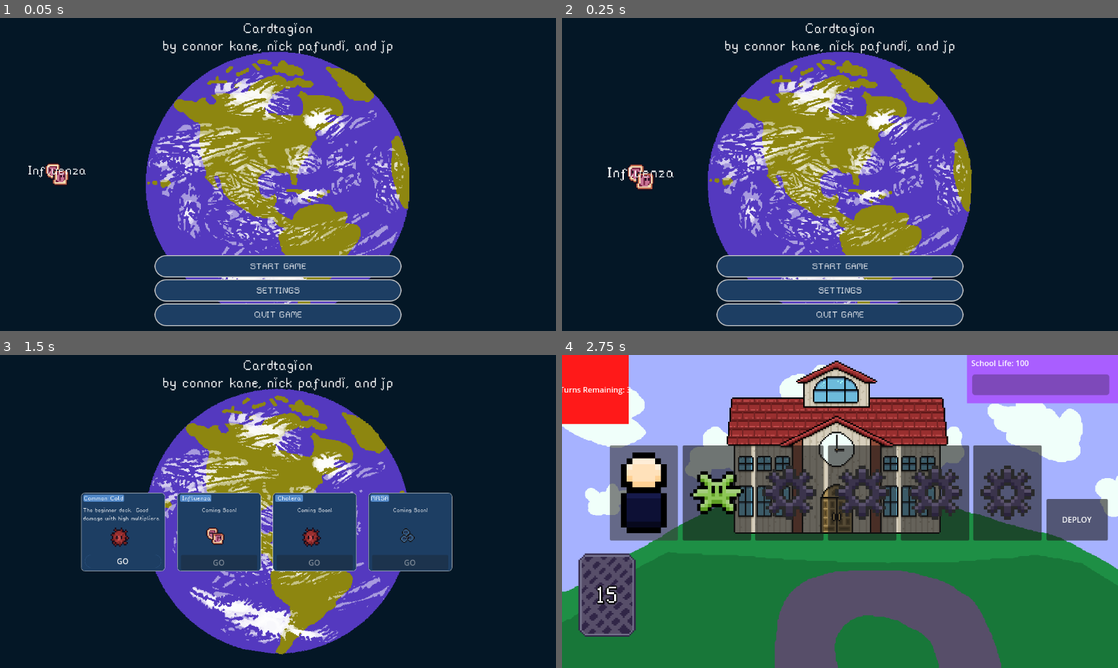
Above: before the commit, frames 1-4 (two rows, left to right).
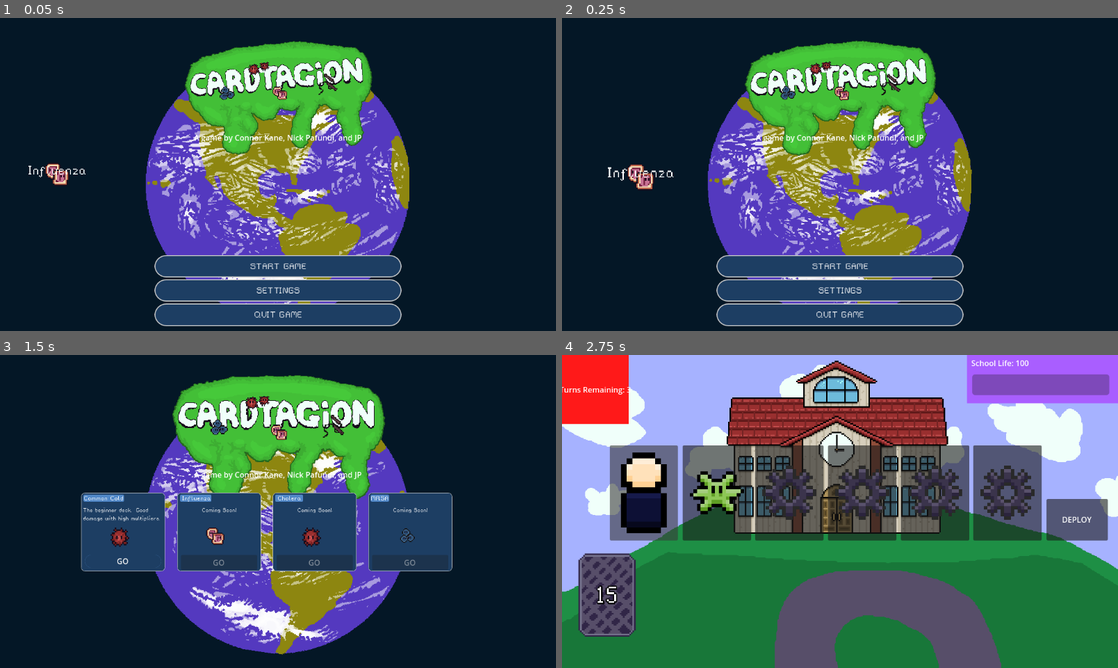
Above: after the commit, the same moments.

Repository: JPGFG/ld24
Game: Godot game, scene res://ui/start_menu.tscn
Same seed, same stepped clock (60 frames per second), same inputs: the game is played once before the commit and once after it. This scene is started directly instead of the project's main scene.
Inputs (mouse positions are in pixels of both pictures, inside the frame that each line leads up to):
- Up to frame 1 (0.05 s): no input
- Up to frame 2 (0.25 s): no input
- Up to frame 3 (1.5 s): click "START GAME" at 0.5 s; click "GO" at 1.25 s
- Up to frame 4 (2.75 s): click (645, 492) at 2 s

The runs differ from the first frame. In frame 1, 8.9% of the frame differs, in the area x 29-71%, y 1-44%; in frame 2, 9.2%; in frame 3, 11%, in the area x 29-71%, y 1-46%; in frame 4, nothing differs.

Commit message:
title card and animation

Diff:
--- a/ui/start_menu.gd
+++ b/ui/start_menu.gd
@@ -17,7 +17,10 @@
 @onready var sfx_player: AudioStreamPlayer2D = $"SFXPlayer"
 @onready var ui_accept_sound: AudioStreamMP3 = preload("res://assets/sounds/click_start.mp3")
 
+@onready var title_card_animation_player: AnimationPlayer = $"TitleCardPlayer"
+
 func _ready():
+	title_card_animation_player.play("titlemovement")
 	for child in get_children():
 		if child is GermOrbital:
 			germ_orbital_array.push_back(child)
--- a/ui/start_menu.tscn
+++ b/ui/start_menu.tscn
@@ -10,12 +10,9 @@
 [ext_resource type="Texture2D" uid="uid://duq2jd4pnqdi0" path="res://assets/sprites/ui/cholera_orbital.png" id="7_57bnj"]
 [ext_resource type="Texture2D" uid="uid://ck6myvovukkxk" path="res://assets/sprites/ui/cold_orbital.png" id="8_eiesc"]
 [ext_resource type="Texture2D" uid="uid://cv4ss37f3eccg" path="res://assets/sprites/ui/flu_orbital.png" id="9_hvsro"]
+[ext_resource type="Texture2D" uid="uid://bcssis5j82tbw" path="res://assets/sprites/ui/title_graphic.png" id="9_qbfs3"]
 [ext_resource type="Texture2D" uid="uid://bg4kx0g0707nt" path="res://assets/sprites/ui/title-menu-germ.png" id="11_ntm51"]
 [ext_resource type="AudioStream" uid="uid://df5yagb8sfh58" path="res://assets/music/main_menu.mp3" id="12_kxyrp"]
-
-[sub_resource type="LabelSettings" id="LabelSettings_iiylu"]
-font = ExtResource("4_yhmey")
-font_size = 34
 
 [sub_resource type="Animation" id="Animation_npidi"]
 length = 0.001
@@ -134,6 +131,68 @@
 corner_radius_bottom_right = 15
 corner_radius_bottom_left = 15
 
+[sub_resource type="Animation" id="Animation_wknku"]
+resource_name = "titlemovement"
+length = 3.0
+loop_mode = 2
+tracks/0/type = "value"
+tracks/0/imported = false
+tracks/0/enabled = true
+tracks/0/path = NodePath("Sprite2D:rotation")
+tracks/0/interp = 1
+tracks/0/loop_wrap = true
+tracks/0/keys = {
+"times": PackedFloat32Array(0, 3),
+"transitions": PackedFloat32Array(1, 1),
+"update": 0,
+"values": [-0.0872665, 0.0872665]
+}
+tracks/1/type = "value"
+tracks/1/imported = false
+tracks/1/enabled = true
+tracks/1/path = NodePath("Sprite2D:scale")
+tracks/1/interp = 1
+tracks/1/loop_wrap = true
+tracks/1/keys = {
+"times": PackedFloat32Array(0, 1.6, 3),
+"transitions": PackedFloat32Array(1, 1, 1),
+"update": 0,
+"values": [Vector2(1, 1), Vector2(1.15, 1.15), Vector2(1, 1)]
+}
+
+[sub_resource type="Animation" id="Animation_hfu4g"]
+length = 0.001
+tracks/0/type = "value"
+tracks/0/imported = false
+tracks/0/enabled = true
+tracks/0/path = NodePath("Sprite2D:rotation")
+tracks/0/interp = 1
+tracks/0/loop_wrap = true
+tracks/0/keys = {
+"times": PackedFloat32Array(0),
+"transitions": PackedFloat32Array(1),
+"update": 0,
+"values": [-0.1309]
+}
+tracks/1/type = "value"
+tracks/1/imported = false
+tracks/1/enabled = true
+tracks/1/path = NodePath("Sprite2D:scale")
+tracks/1/interp = 1
+tracks/1/loop_wrap = true
+tracks/1/keys = {
+"times": PackedFloat32Array(0),
+"transitions": PackedFloat32Array(1),
+"update": 0,
+"values": [Vector2(1.2, 1.2)]
+}
+
+[sub_resource type="AnimationLibrary" id="AnimationLibrary_1brf7"]
+_data = {
+"RESET": SubResource("Animation_hfu4g"),
+"titlemovement": SubResource("Animation_wknku")
+}
+
 [node name="StartMenu" type="Control" node_paths=PackedStringArray("animation_player", "main_menu_items", "sub_menu_panels")]
 layout_mode = 3
 anchors_preset = 15
@@ -194,14 +253,22 @@
 stretch_mode = 5
 script = ExtResource("2_itqaa")
 
+[node name="Sprite2D" type="Sprite2D" parent="."]
+position = Vector2(572, 126)
+rotation = -0.1309
+scale = Vector2(1.2, 1.2)
+texture = ExtResource("9_qbfs3")
+offset = Vector2(180, 2.08165e-12)
+
 [node name="MarginContainer2" type="MarginContainer" parent="."]
 layout_mode = 1
 anchors_preset = 5
 anchor_left = 0.5
 anchor_right = 0.5
-offset_left = -274.5
-offset_right = 274.5
-offset_bottom = 97.0
+offset_left = -274.0
+offset_top = 199.0
+offset_right = 275.0
+offset_bottom = 296.0
 grow_horizontal = 2
 theme_override_constants/margin_left = 5
 theme_override_constants/margin_top = 5
@@ -210,11 +277,7 @@
 
 [node name="Label" type="Label" parent="MarginContainer2"]
 layout_mode = 2
-size_flags_horizontal = 4
-size_flags_vertical = 0
-text = "Cardtagion
-by connor kane, nick pafundi, and jp"
-label_settings = SubResource("LabelSettings_iiylu")
+text = "A game by Connor Kane, Nick Pafundi, and JP"
 horizontal_alignment = 1
 
 [node name="MarginContainer" type="MarginContainer" parent="."]
@@ -728,5 +791,10 @@
 
 [node name="SFXPlayer" type="AudioStreamPlayer2D" parent="."]
 
+[node name="TitleCardPlayer" type="AnimationPlayer" parent="."]
+libraries = {
+"": SubResource("AnimationLibrary_1brf7")
+}
+
 [connection signal="pressed" from="MarginContainer/VBoxContainer/StartGame" to="." method="_on_start_game_pressed"]
 [connection signal="pressed" from="ColdDeckSelect/Panel/MarginContainer2/ColdButton" to="." method="_on_cold_button_pressed"]
Binary file added: assets/sprites/ui/title_graphic.aseprite
Binary file added: assets/sprites/ui/title_graphic.png
Not shown, added: assets/sprites/ui/title_graphic.png.import
Not shown: 1 places in ui/start_menu.tscn that only renumber resources
